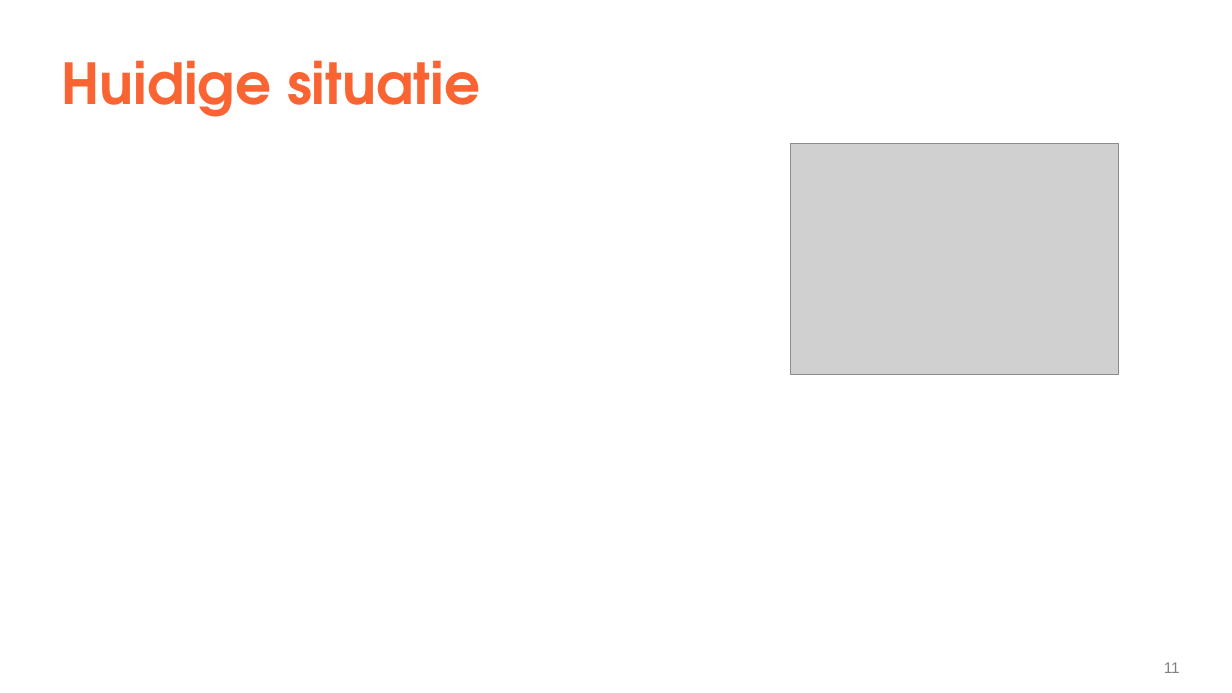
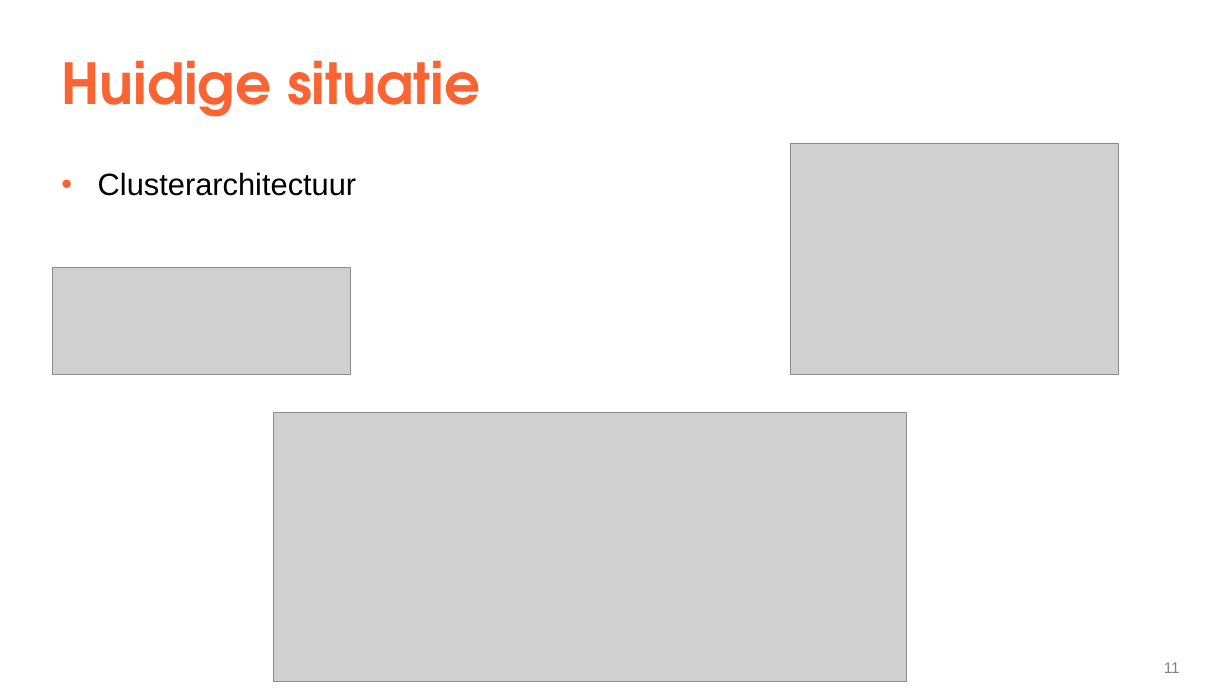
Before and after one commit to YenteLens/ylbachelorproef, a slide deck: slide 11 of Presentatie/eindpresentatie.pptx. Drawn at 1232x693 pixels with LibreOffice and Linux fonts; fonts in the diff are those of the drawing; grey boxes stand for pictures. Boxes give left, top, right and bottom in pixels: in the first picture for what was removed or moved away, otherwise in the second. Text is boxed around its words. In the diff, an @@ line names an element or a change of style, - is before the commit and + after.

```diff
--- a/Presentatie/eindpresentatie.pptx
+++ b/Presentatie/eindpresentatie.pptx
@@ text added at [98, 172, 356, 196], 24 pt, text #000000 @@
+  • Clusterarchitectuur
@@ picture added at [52, 268, 350, 375] @@
@@ picture added at [274, 412, 908, 682] @@
```
Also in this commit, not shown: 3 other slides changed.
